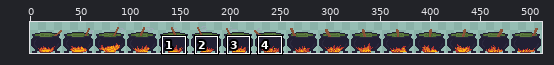
Two states of a sprite sheet, assets/jazzy/interior/shop/cauldron_LARGE-Sheet.png. The first picture is a wide view before the edit; the outline marks the close-up.
Close-up. As it was:
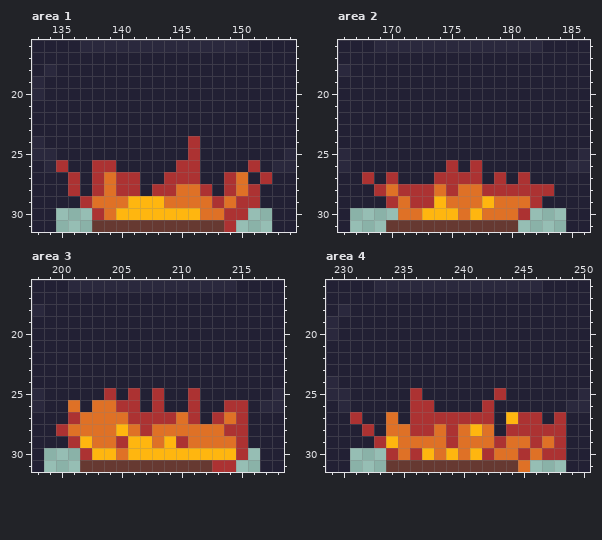
The file is 512x32 pixels. Shown: area 1: x 133..154, y 16..31; area 2: x 166..186, y 16..31; area 3: x 198..218, y 16..31; area 4: x 229..250, y 16..31. The wide view leaves out empty margins. The commit also changed other parts of the picture, which this record leaves out.
The result:
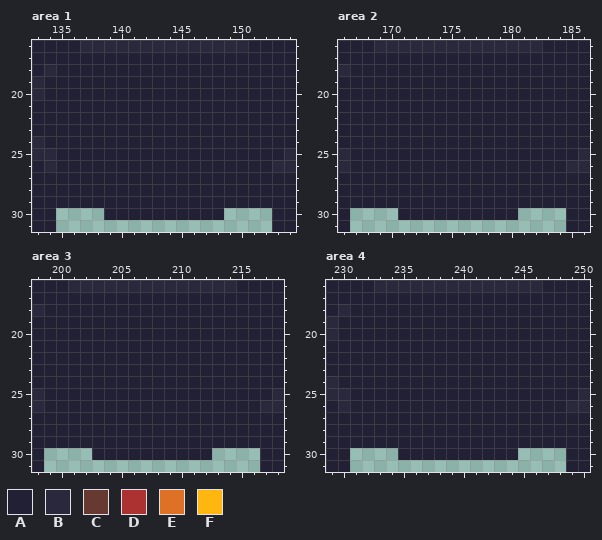
Palette (. is transparent): A #222034  B #2a283d  C #663931  D #ac3232  E #df7126  F #ffb60f
Changes in this commit:
Area 1:
The author changed colour D to colour A in rows 24 to 25 at x 146; in row 26 at x 135, 138 to 139, 145 to 146 and 151; in row 27 at x 136, 138, 140 to 141, 144 to 146, 149 and 152; in row 28 at x 136, 138, 140 to 141, 143 to 144, 147, 149 and 151; in row 29 at x 137, 148 and 150 to 151.
The author changed colour E to colour A in row 27 at x 139 and 150; in row 28 at x 139, 145 to 146 and 150; in row 29 at x 138 to 140, 144 to 147 and 149; in row 30 at x 139 and 147 to 148.
The author changed colour F to colour A in row 29 at x 141 to 143; in row 30 at x 140 to 146.
The edit erases colour C in row 31 at x 138 to 148.
The edit erases colour D in row 30 at x 138 and 149 to 150; in row 31 at x 149.
Area 2:
The author changed colour D to colour A in row 26 at x 175 and 177; in row 27 at x 168, 170, 174 to 177, 179 and 181; in row 28 at x 169, 171 to 173, 175 and 178 to 183; in row 29 at x 170, 172 to 173 and 182.
The author changed colour E to colour A in row 28 at x 170, 174 and 176 to 177; in row 29 at x 171, 175 to 177 and 179 to 181; in row 30 at x 171 to 172, 176 and 178 to 180.
The author changed colour F to colour A in row 29 at x 174 and 178; in row 30 at x 173 to 175 and 177.
The edit erases colour C in row 31 at x 170 to 180.
The edit erases colour D in row 30 at x 181.
Area 3:
The author changed colour D to colour A in row 25 at x 204, 206, 208 and 211; in row 26 at x 205 to 206, 208, 211 and 214 to 215; in row 27 at x 201, 206 to 209, 211, 213 and 215; in row 28 at x 200, 207 and 214 to 215; in row 29 at x 201, 205, 210 and 215.
The author changed colour E to colour A in row 26 at x 201 and 203 to 204; in row 27 at x 202 to 205, 210 and 214; in row 28 at x 201 to 204, 206 and 208 to 213; in row 29 at x 203 to 204, 208 and 211 to 214; in row 30 at x 205.
The author changed colour F to colour A in row 28 at x 205; in row 29 at x 202, 206 to 207 and 209; in row 30 at x 203 to 204 and 206 to 212.
The edit erases colour C in row 31 at x 202 to 212.
The edit erases colour D in row 30 at x 202 and 215; in row 31 at x 213 to 214.
The edit erases colour F in row 30 at x 213 to 214.
Area 4:
The author changed colour D to colour A in row 25 at x 236 and 243; in row 26 at x 236 to 237 and 242; in row 27 at x 231, 236 to 242, 245 to 246 and 248; in row 28 at x 232, 236 to 237, 239 and 244 to 248; in row 29 at x 233, 239, 243, 246 and 248; in row 30 at x 236 and 242.
The author changed colour E to colour A in row 27 at x 234; in row 28 at x 234 to 235, 238, 240 and 242; in row 29 at x 235 to 238, 240 to 242, 244 to 245 and 247; in row 30 at x 235, 238, 240 and 243 to 244.
The author changed colour F to colour A in row 27 at x 244; in row 28 at x 241; in row 29 at x 234; in row 30 at x 237, 239 and 241.
The edit erases colour C in row 31 at x 234 to 244.
The edit erases colour D in row 30 at x 234, 245 and 247 to 248.
The edit erases colour E in row 30 at x 246; in row 31 at x 245.
